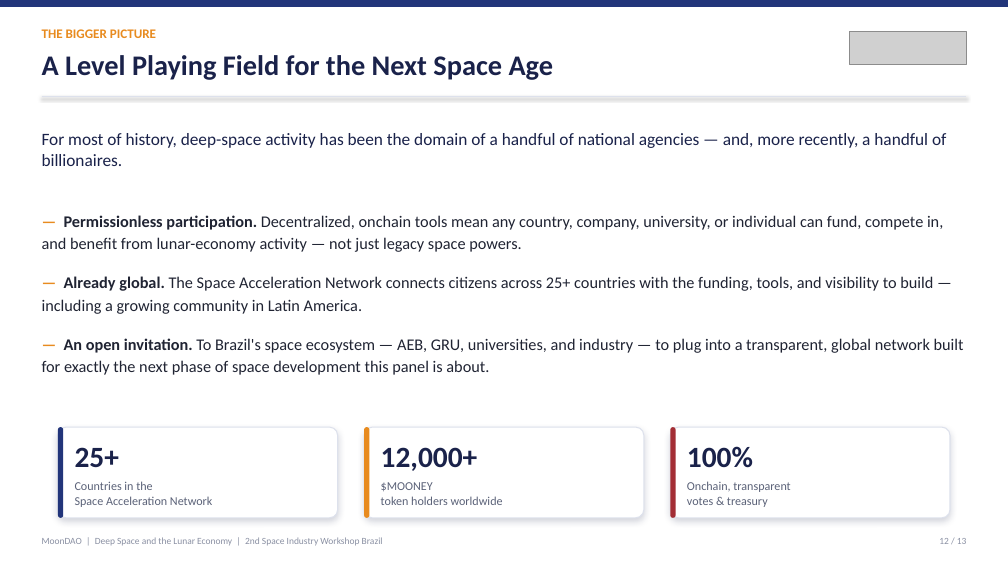
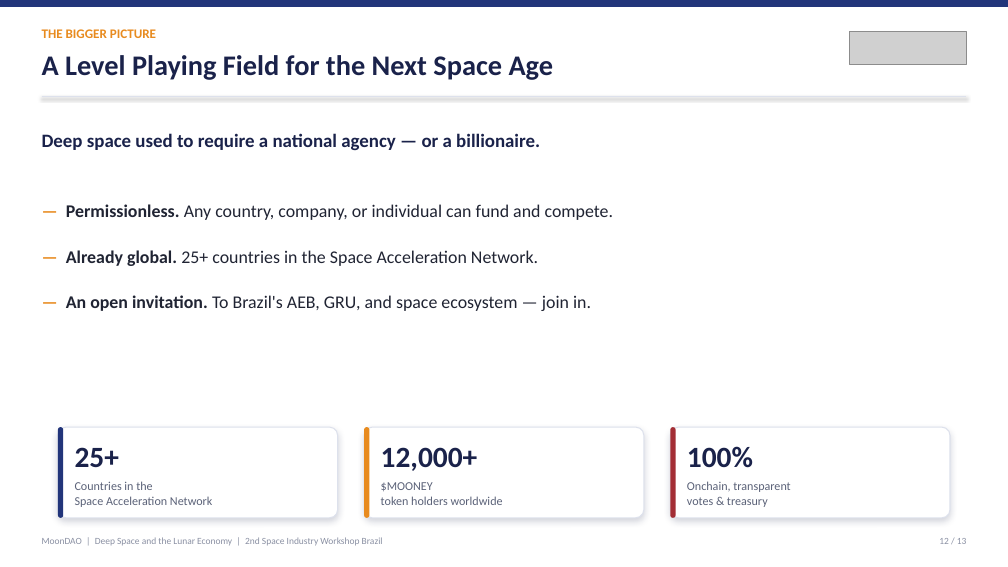
Before and after one commit to Official-MoonDao/MoonDAO, a slide deck: slide 12 of presentations/rio-innovation-week-2026/dist/MoonDAO_Rio_Innovation_Week.pptx. Drawn at 1008x567 pixels with LibreOffice and Linux fonts; fonts in the diff are those of the drawing; grey boxes stand for pictures. Boxes give left, top, right and bottom in pixels: in the first picture for what was removed or moved away, otherwise in the second. Text is boxed around its words. In the diff, an @@ line names an element or a change of style, - is before the commit and + after.

```diff
--- a/presentations/rio-innovation-week-2026/dist/MoonDAO_Rio_Innovation_Week.pptx
+++ b/presentations/rio-innovation-week-2026/dist/MoonDAO_Rio_Innovation_Week.pptx
@@ text at [42, 133, 540, 150]: text changed; size 16.5 to 18 pt; bold on @@
-For most of history, deep-space activity has been the domain of a handful of national agencies — and, more recently, a handful of billionaires.
+Deep space used to require a national agency — or a billionaire.
@@ text at [66, 204, 614, 311]: text changed; size 15.5 to 17 pt @@
-— Permissionless participation. Decentralized, onchain tools mean any country, company, university, or individual can fund, compete in, and benefit from lunar-economy activity — not just legacy space powers.
-— Already global. The Space Acceleration Network connects citizens across 25+ countries with the funding, tools, and visibility to build — including a growing community in Latin America.
-— An open invitation. To Brazil's space ecosystem — AEB, GRU, universities, and industry — to plug into a transparent, global network built for exactly the next phase of space development this panel is about.
+— Permissionless. Any country, company, or individual can fund and compete.
+— Already global. 25+ countries in the Space Acceleration Network.
+— An open invitation. To Brazil's AEB, GRU, and space ecosystem — join in.
```
Also in this commit, not shown: 7 other slides changed, 2 slides added, 2 slides removed, 15 other files.
